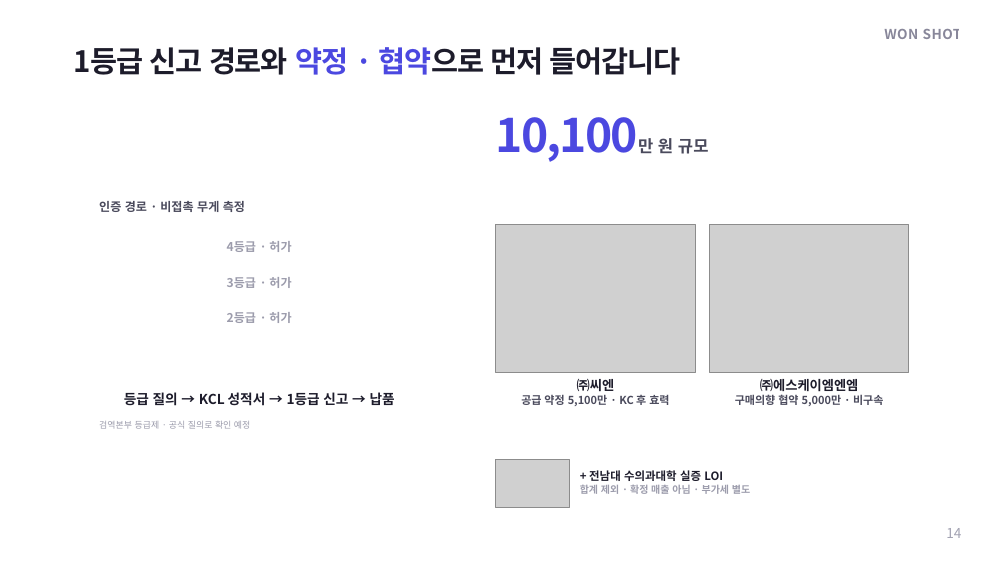
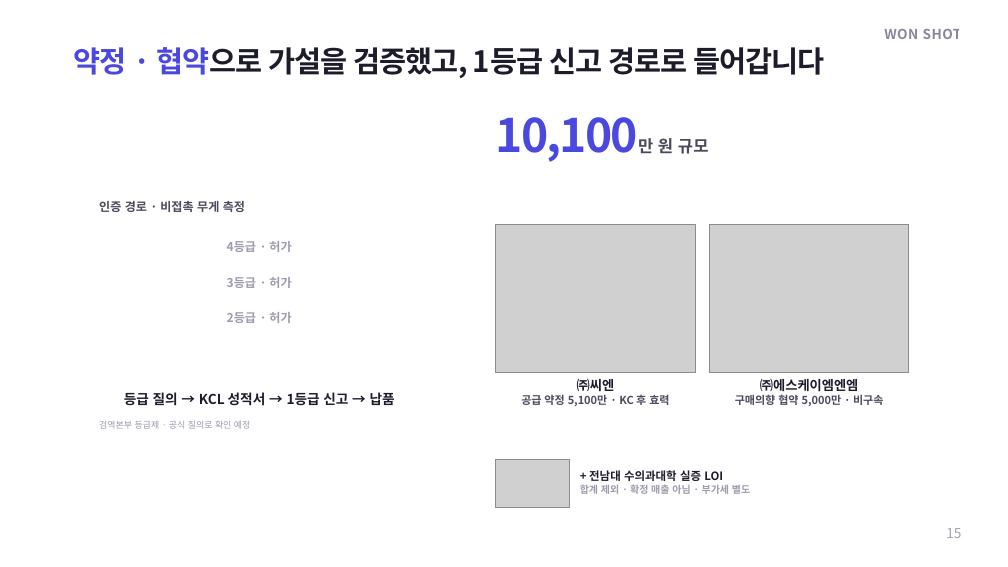
Before and after one commit to yhkwon2004/pet_test, a slide deck: slide 15 of export/INFU-RETRO_IR_WON-SHOT_editable.pptx (slide 14 before the commit). Drawn at 1008x567 pixels with LibreOffice and Linux fonts; fonts in the diff are those of the drawing; grey boxes stand for pictures; background and template pictures are left out. Boxes give left, top, right and bottom in pixels: in the first picture for what was removed or moved away, otherwise in the second. Text is boxed around its words. In the diff, an @@ line names an element or a change of style, - is before the commit and + after.

```diff
--- a/export/INFU-RETRO_IR_WON-SHOT_editable.pptx
+++ b/export/INFU-RETRO_IR_WON-SHOT_editable.pptx
@@ text at (73, 47, 824, 78): text changed @@
-1등급 신고 경로와 약정 · 협약으로 먼저 들어갑니다
+약정 · 협약으로 가설을 검증했고, 1등급 신고 경로로 들어갑니다
@@ text at (946, 528, 961, 538): text changed @@
-14
+15
```
Also in this commit, not shown: 12 other slides changed, 2 slides added, 1 slide removed, 2 other files.
